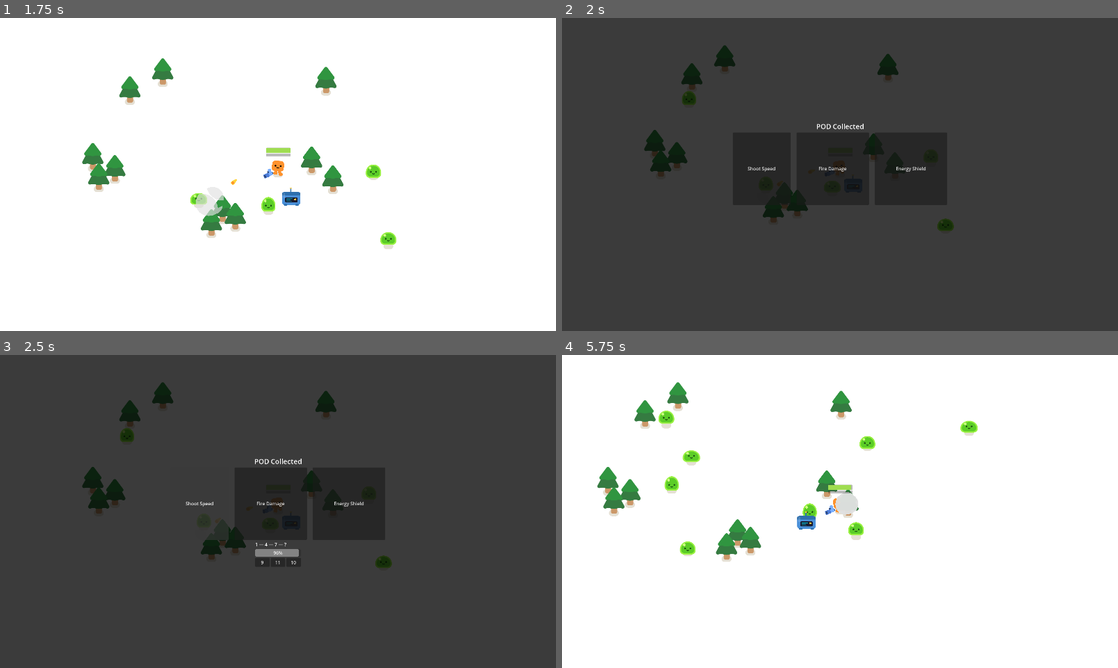
Above: before the commit, frames 1-4 (two rows, left to right).
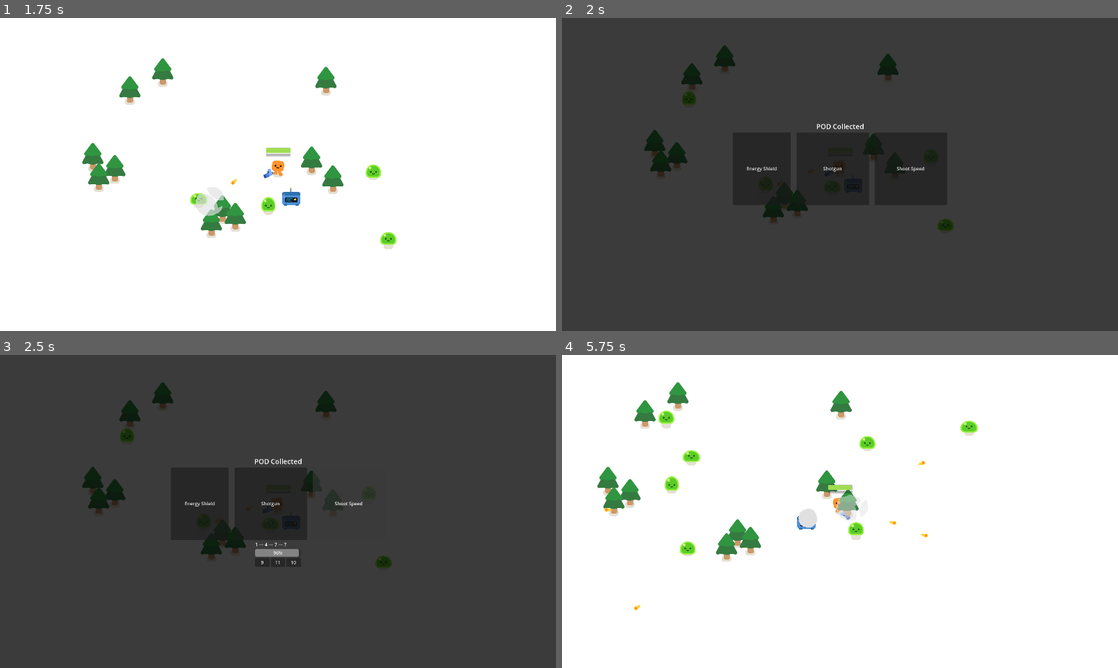
Above: after the commit, the same moments.

Repository: EnzoFernaszz/ArenaSV
Game: Godot game, scene res://Scenes/survivors_game.tscn
The game is run twice, just before and just after one commit, with the same random seed, the same clock (stepped at 60 frames per second) and the same inputs.
Inputs:
- Up to frame 1 (1.75 s): hold D (move_right) 0.53-1.28 s; hold S (move_down) from 1.28 s (still down)
- Up to frame 2 (2 s): keep holding S (move_down)
- Up to frame 3 (2.5 s): release S (move_down) at 2 s; click "Shoot Speed" at 2 s
- Up to frame 4 (5.75 s): click "Energy Shield" at 2.75 s; click "Fire Damage" (after the commit: "Shotgun") at 3.5 s; click "10" at 4.25 s; hold D (move_right) from 5.03 s (still down)

Frame 1 is identical in both runs. In frame 2, 0.1% of the frame differs, in the area x 33-66%, y 47-50%; in frame 3, 0.1%; in frame 4, 0.5%, in the area x 7-66%, y 33-82%.

Commit message:
Atualização shotgun + sniper mecanica

Diff:
--- a/Scenes/bullet_2d.gd
+++ b/Scenes/bullet_2d.gd
@@ -1,22 +1,19 @@
 extends Area2D
 
-
 var travelled_distance = 0
-
+var piercing = false
 
 func _physics_process(delta):
 	const SPEED = 1000
 	const RANGE = 1200
-
 	position += Vector2.RIGHT.rotated(rotation) * SPEED * delta
-
 	travelled_distance += SPEED * delta
 	if travelled_distance > RANGE:
 		queue_free()
 
-
 func _on_body_entered(body):
-	queue_free()
 	if body.has_method("take_damage"):
 		var player = get_tree().get_first_node_in_group("player")
 		body.take_damage(player.damage_multiplier)
+	if not piercing:
+		queue_free()
--- a/Scenes/control.gd
+++ b/Scenes/control.gd
@@ -13,6 +13,8 @@
 	{"name": "Fire Damage", "desc": "+25% damage", "type": "damage"},
 	{"name": "Shoot Speed", "desc": "+30% fire rate", "type": "speed"},
 	{"name": "Energy Shield", "desc": "+40 HP", "type": "shield"},
+	{"name": "Shotgun", "desc": "3-bullet spread shot", "type": "shotgun"},
+	{"name": "Sniper", "desc": "Piercing shoot", "type": "sniper"}
 ]
 
 const QUESTIONS = [
@@ -41,8 +43,24 @@
 	visible = true
 	get_tree().paused = true
 	question_area.visible = false
+	var player = get_tree().get_first_node_in_group("player")
 
 	var upgrades = UPGRADES.duplicate()
+
+	if player.get_node("Gun").gun_type == "shotgun":
+		upgrades = [
+		{"name": "Fire Damage", "desc": "+25% damage", "type": "damage"},
+		{"name": "Shoot Speed", "desc": "+30% fire rate", "type": "speed"},
+		{"name": "Energy Shield", "desc": "+40 HP", "type": "shield"},
+		{"name": "Sniper", "desc": "Piercing shoot", "type": "sniper"}
+		]
+	elif player.get_node("Gun").gun_type == "sniper":
+		upgrades = [
+		{"name": "Fire Damage", "desc": "+25% damage", "type": "damage"},
+		{"name": "Shoot Speed", "desc": "+30% fire rate", "type": "speed"},
+		{"name": "Energy Shield", "desc": "+40 HP", "type": "shield"},
+		{"name": "Shotgun", "desc": "3-bullet spread shot", "type": "shotgun"},
+		]
 	upgrades.shuffle()
 
 	card0.text = upgrades[0]["name"]
@@ -96,7 +114,9 @@
 		"damage": player.damage_multiplier += 0.25
 		"speed":  player.get_node("Gun/Timer").wait_time *= 0.7
 		"shield":
-			player.shield = min(player.shield + 40.0, player.max_shield)
+			player.shield += 25
+		"shotgun": player.get_node("Gun").gun_type = "shotgun"
+		"sniper": player.get_node("Gun").gun_type = "sniper"
 
 func _spawn_punishment():
 	pass
--- a/Scenes/gun.gd
+++ b/Scenes/gun.gd
@@ -1,5 +1,6 @@
 extends Area2D
 
+var gun_type = "pistol"
 
 func _process(_delta):
 	var enemies_in_range = get_overlapping_bodies()
@@ -9,11 +10,31 @@
 
 
 func shoot():
+	match gun_type:
+		"pistol":  _shoot_pistol()
+		"shotgun": _shoot_shotgun()
+		"sniper":  _shoot_sniper()
+
+func _shoot_pistol():
+	_spawn_bullet(0.0,false)
+
+
+func _shoot_shotgun():
+	_spawn_bullet(0.0,false)
+	_spawn_bullet(0.3,false)
+	_spawn_bullet(-0.3,false)
+
+func _shoot_sniper():
+	_spawn_bullet(0.0,true)
+
+
+func _spawn_bullet(angle_offset: float, is_piercing: bool):
 	const BULLET = preload("res://Scenes/bullet_2d.tscn")
 	var new_bullet = BULLET.instantiate()
 	new_bullet.global_transform = %ShootingPoint.global_transform
+	new_bullet.rotation += angle_offset
+	new_bullet.piercing = is_piercing
 	%ShootingPoint.add_child(new_bullet)
-
 
 func _on_timer_timeout() -> void:
 	shoot()
--- a/Scenes/mob.tscn
+++ b/Scenes/mob.tscn
@@ -8,6 +8,7 @@
 
 [node name="Mob" type="CharacterBody2D" unique_id=1758012314]
 collision_layer = 2
+collision_mask = 3
 motion_mode = 1
 platform_floor_layers = 4294901760
 script = ExtResource("1_xhyow")
--- a/Scenes/player.gd
+++ b/Scenes/player.gd
@@ -7,6 +7,7 @@
 var max_health = 100
 var shield = 0.0
 var max_shield = 50.0
+
 
 
 func _physics_process(delta):
